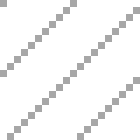
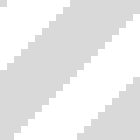
Layer changes from the first 140x140 image to the second:
"Layer 2": opacity 35% → 15%, painted on it over [0, 0, 140, 140]
